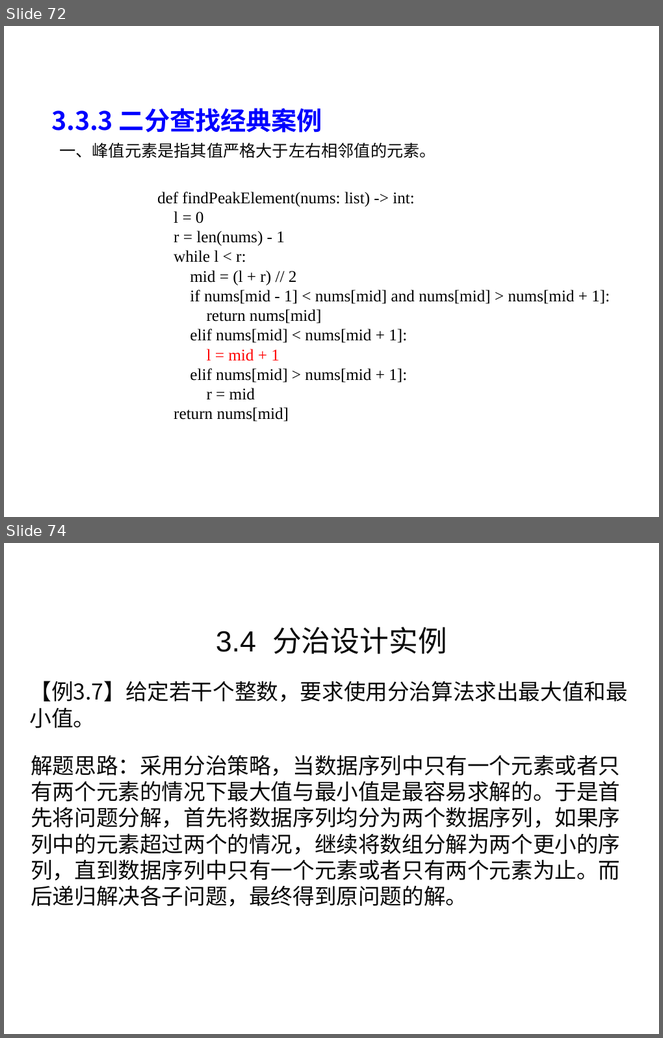
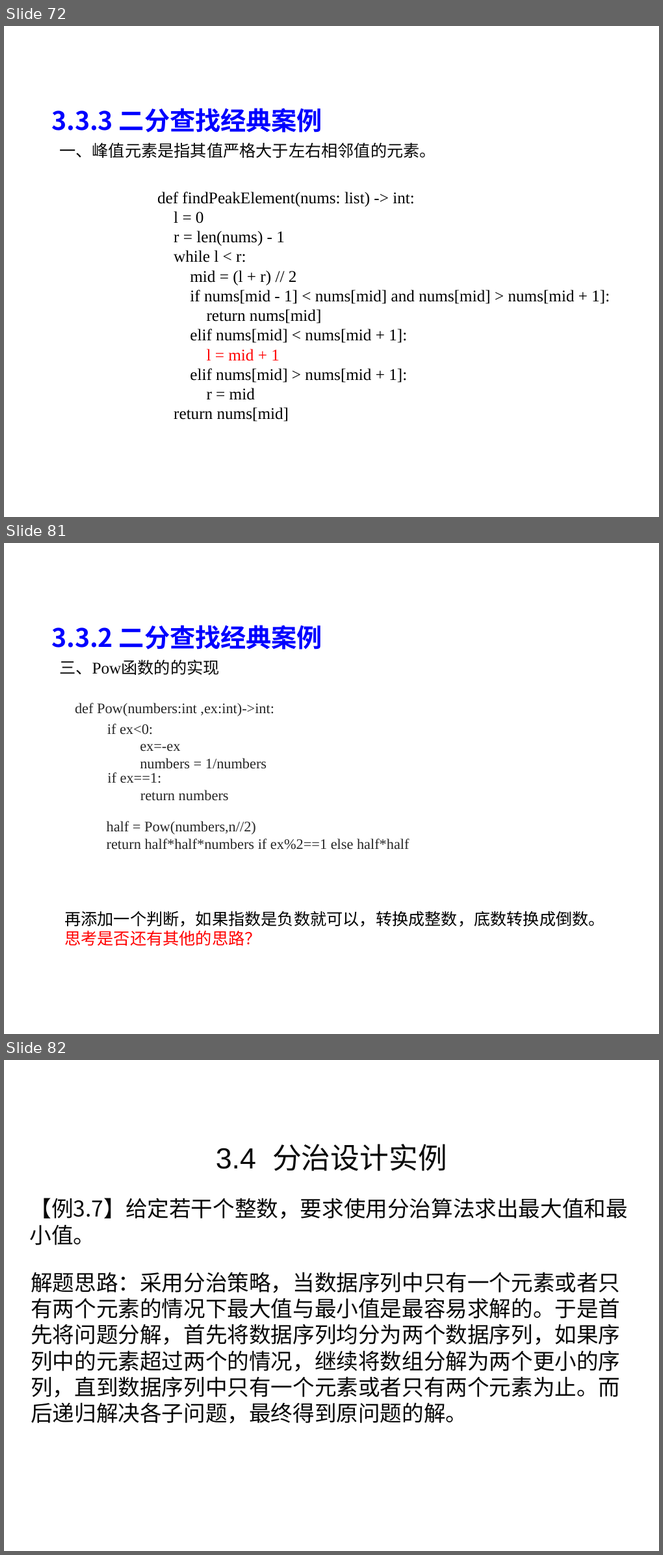
Before and after one commit to liutongling/DP, a slide deck: file/第3章 分治法计.pptx. Shown one above the other, each under a label of ours: slides 72 and 74 before the commit, slides 72, 81 and 82 after it; the slides between them are not shown. The pictures are 663x1038 and 663x1555 pixels, drawn with LibreOffice and Linux fonts; fonts in the diff are those of the drawing; background and template pictures are left out. Boxes give left, top, right and bottom in pixels: in the first picture for what was removed or moved away, otherwise in the second. Text is boxed around its words. In the diff, an @@ line names an element or a change of style, - is before the commit and + after.

```diff
--- a/file/第3章 分治法计.pptx
+++ b/file/第3章 分治法计.pptx
@@ slide 81 added at [4, 543, 659, 1034], background #FFFFFF @@
@@ text added at [51, 625, 322, 650], 28 pt, text #0000FF, bold @@
+3.3.2 二分查找经典案例
@@ text added at [59, 659, 219, 675], 18 pt, text #080808 @@
+三、Pow函数的的实现
@@ text added at [75, 703, 274, 801], 16 pt, text #262626 @@
+def Pow(numbers:int ,ex:int)->int:
+if ex==1:
+  return numbers
@@ text added at [107, 724, 267, 769], 16 pt, text #262626 @@
+if ex<0:
+  ex=-ex
+  numbers = 1/numbers
@@ text added at [107, 821, 410, 850], 16 pt, text #262626 @@
+half = Pow(numbers,n//2)
+return half*half*numbers if ex%2==1 else half*half
@@ text added at [64, 911, 605, 946], 18 pt, text #000000 @@
+再添加一个判断，如果指数是负数就可以，转换成整数，底数转换成倒数。
+思考是否还有其他的思路？
@@ what was slide 74 is now slide 82 @@
```
Also in this commit, not shown: 2 slides changed, 7 other slides added, 2 other files.
